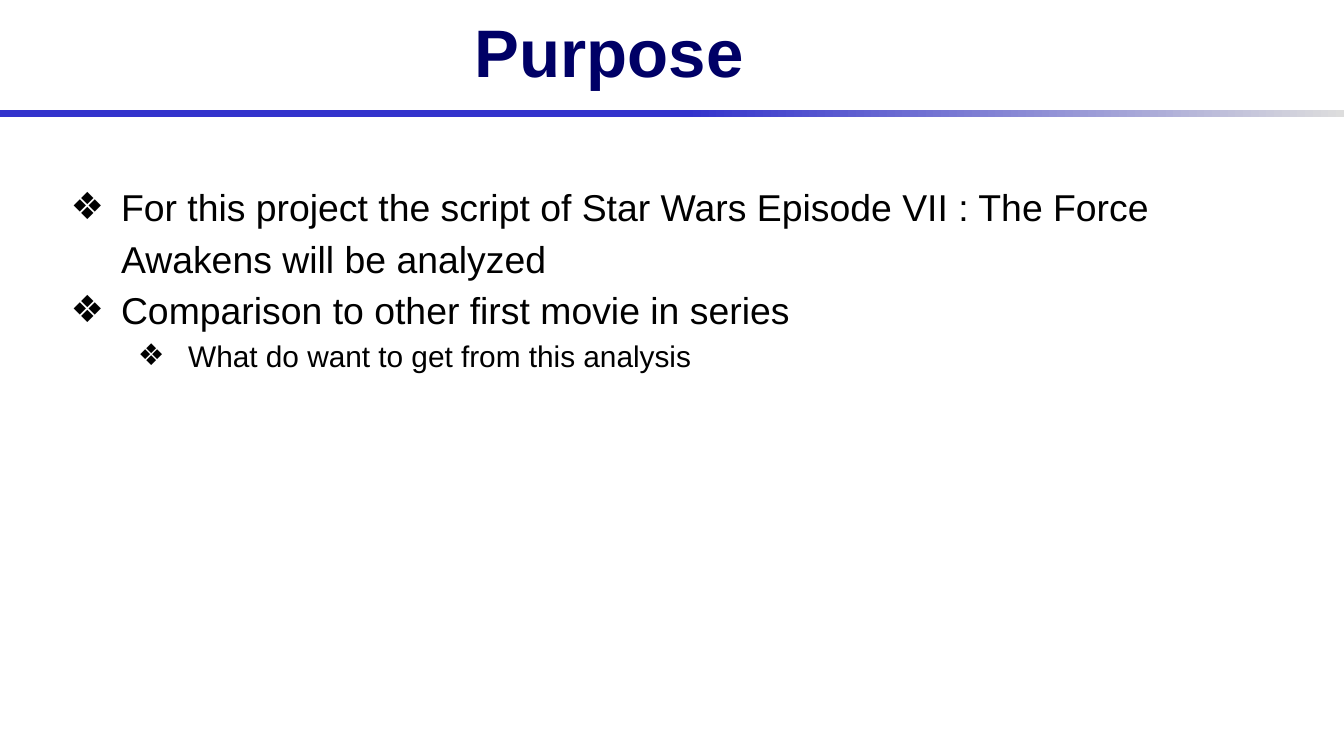
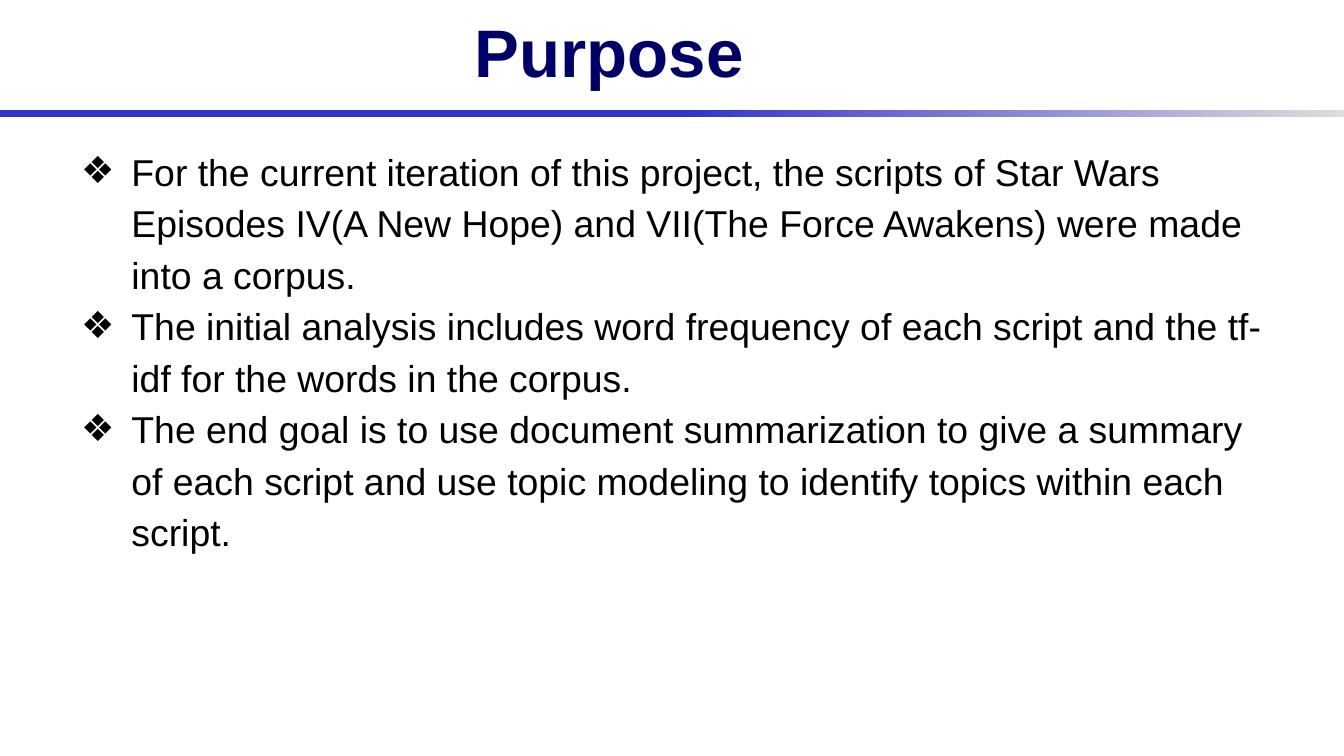
Before and after one commit to AFIT-R/oper655_fa2019, a slide deck: slide 2 of student_project_folders/oper655_fa2019_williams/IPR.pptx. Drawn at 1344x756 pixels with LibreOffice and Linux fonts; fonts in the diff are those of the drawing; background and template pictures are left out. Boxes give left, top, right and bottom in pixels: in the first picture for what was removed or moved away, otherwise in the second. Text is boxed around its words. In the diff, an @@ line names an element or a change of style, - is before the commit and + after.

```diff
--- a/student_project_folders/oper655_fa2019_williams/IPR.pptx
+++ b/student_project_folders/oper655_fa2019_williams/IPR.pptx
@@ text at (131, 159, 1261, 554): text changed @@
-❖ For this project the script of Star Wars Episode VII : The Force Awakens will be analyzed
-❖ Comparison to other first movie in series
-  ❖ What do want to get from this analysis
+❖ For the current iteration of this project, the scripts of Star Wars Episodes IV(A New Hope) and VII(The Force Awakens) were made into a corpus.
+❖ The initial analysis includes word frequency of each script and the tf-idf for the words in the corpus.
+❖ The end goal is to use document summarization to give a summary of each script and use topic modeling to identify topics within each script.
```
Also in this commit, not shown: 3 slides added, 5 slides removed.
